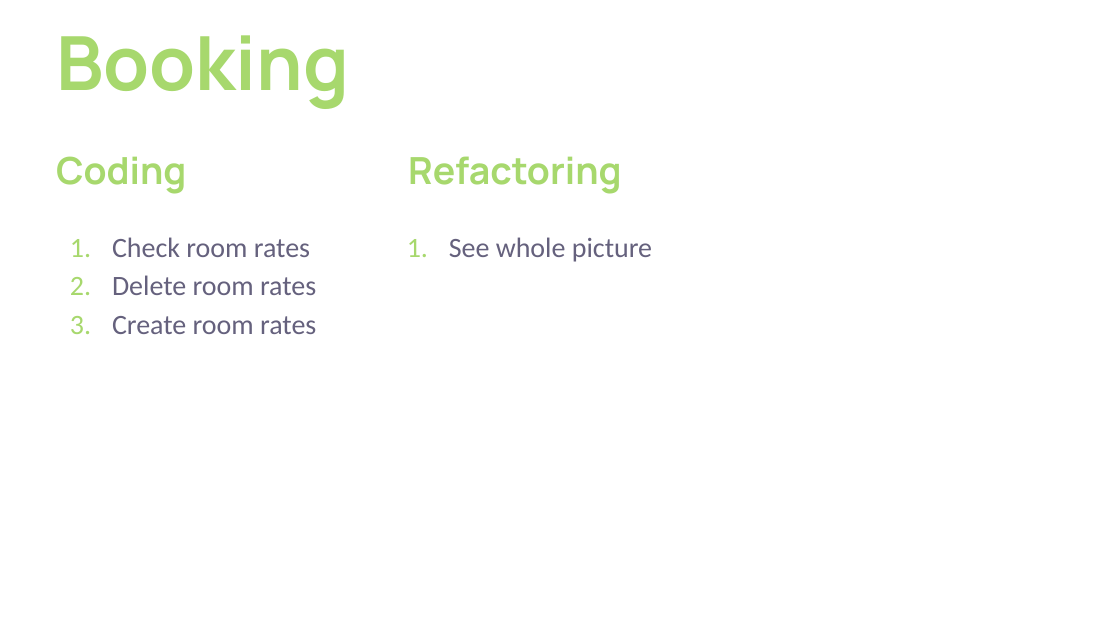
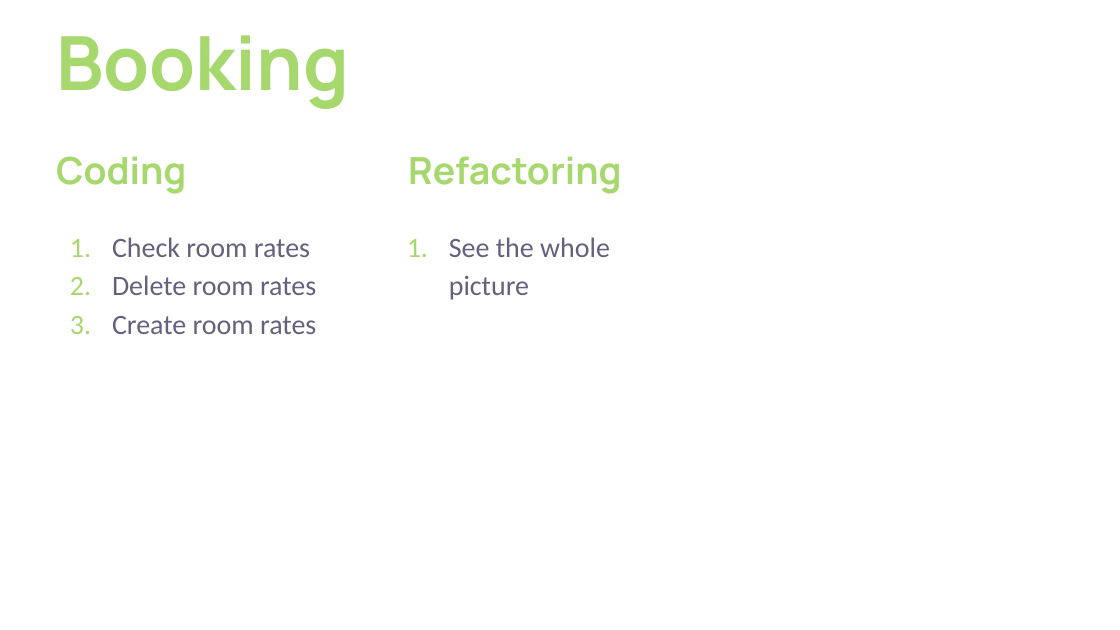
Before and after one commit to XandeK/swen3powerpoint, a slide deck: slide 2 of SWEN presentation 3.pptx. Drawn at 1120x630 pixels with LibreOffice and Linux fonts; fonts in the diff are those of the drawing; background and template pictures are left out. Boxes give left, top, right and bottom in pixels: in the first picture for what was removed or moved away, otherwise in the second. Text is boxed around its words. In the diff, an @@ line names an element or a change of style, - is before the commit and + after.

Commit message:
added wee kim slides

```diff
--- a/SWEN presentation 3.pptx
+++ b/SWEN presentation 3.pptx
@@ text at box(449, 237, 610, 300): text changed @@
-1. See whole picture
+1. See the whole picture
```
